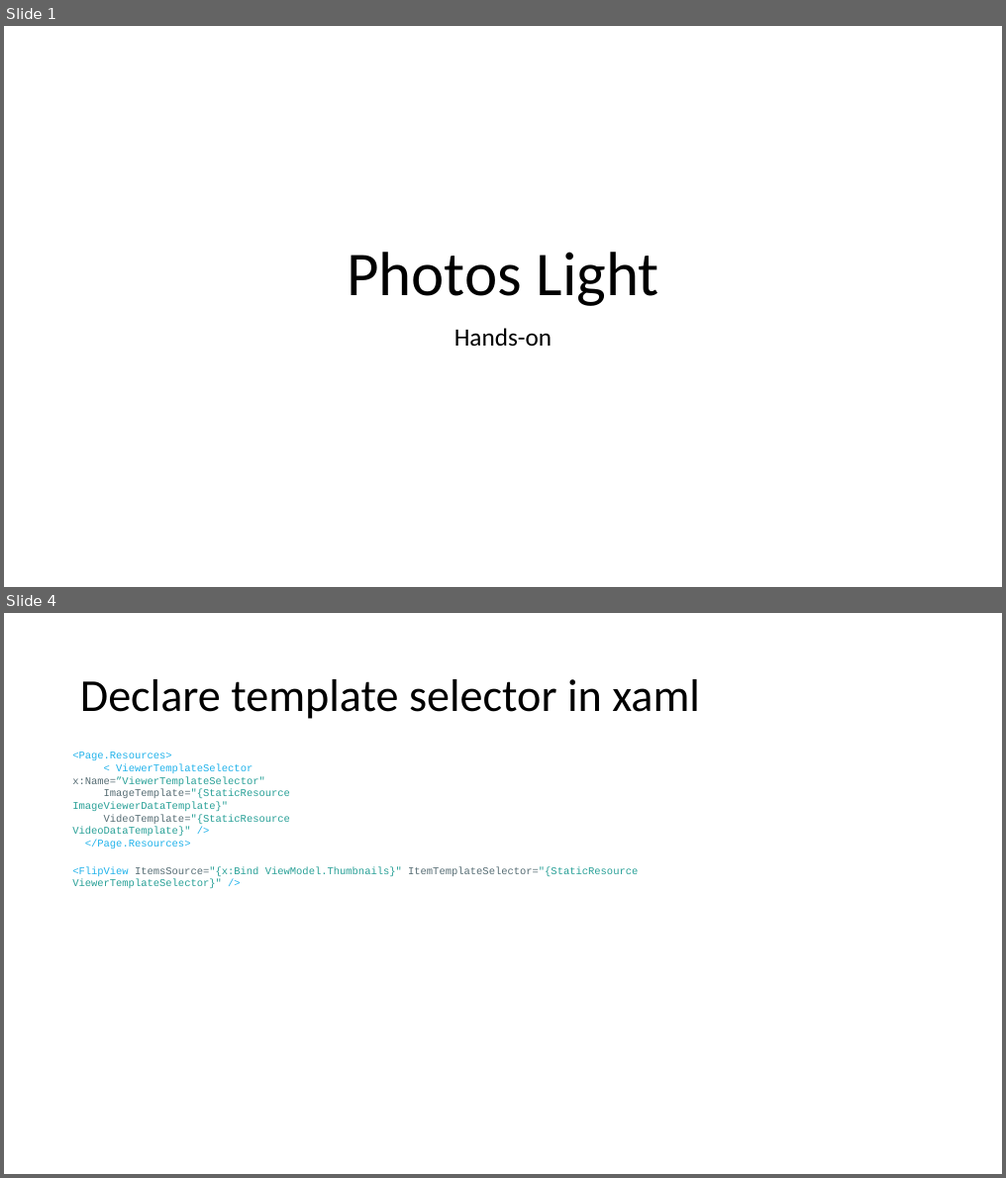
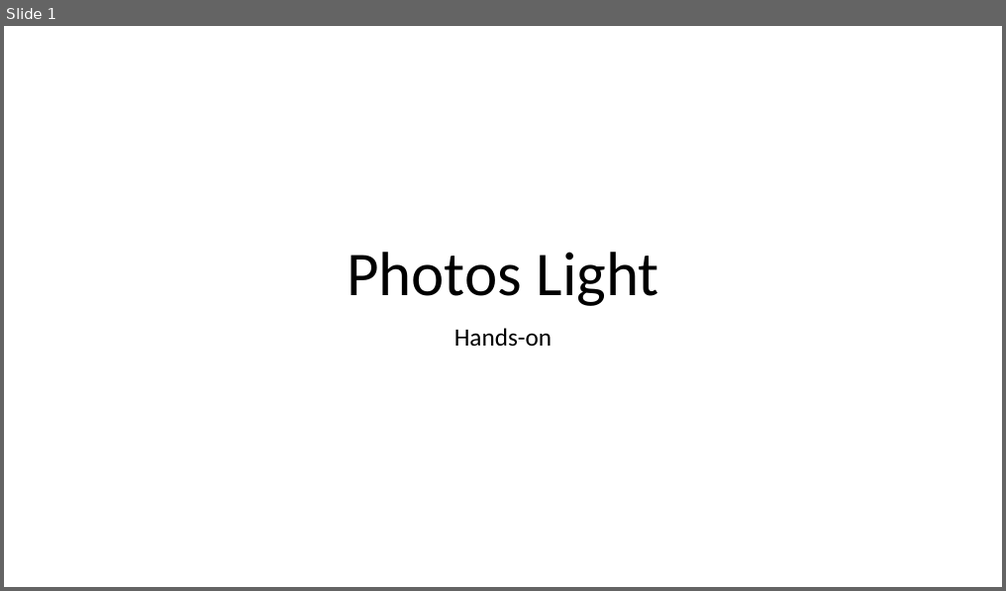
Before and after one commit to Cenito/PhotosLight, a slide deck: Documentation/PhotosLight-Hands-on-Labb.pptx. Shown one above the other, each under a label of ours: slides 1 and 4 before the commit, slide 1 after it; the slides between them are not shown. The pictures are 1006x1178 and 1006x591 pixels, drawn with LibreOffice and Linux fonts; fonts in the diff are those of the drawing. Boxes give left, top, right and bottom in pixels: in the first picture for what was removed or moved away, otherwise in the second. Text is boxed around its words. In the diff, an @@ line names an element or a change of style, - is before the commit and + after.

```diff
--- a/Documentation/PhotosLight-Hands-on-Labb.pptx
+++ b/Documentation/PhotosLight-Hands-on-Labb.pptx
@@ slide 4 removed at box(4, 613, 1002, 1174), background #FFFFFF @@
@@ title removed at box(80, 679, 700, 719) @@
-Declare template selector in xaml
@@ text removed at box(72, 752, 290, 849) @@
-<Page.Resources>
-< ViewerTemplateSelector x:Name=”ViewerTemplateSelector"
-ImageTemplate="{StaticResource ImageViewerDataTemplate}"
-VideoTemplate="{StaticResource VideoDataTemplate}" />
-</Page.Resources>
@@ text removed at box(72, 866, 638, 888) @@
-<FlipView ItemsSource="{x:Bind ViewModel.Thumbnails}" ItemTemplateSelector="{StaticResource ViewerTemplateSelector}" />
```
Also in this commit, not shown: 4 slides changed, 2 slides added.
